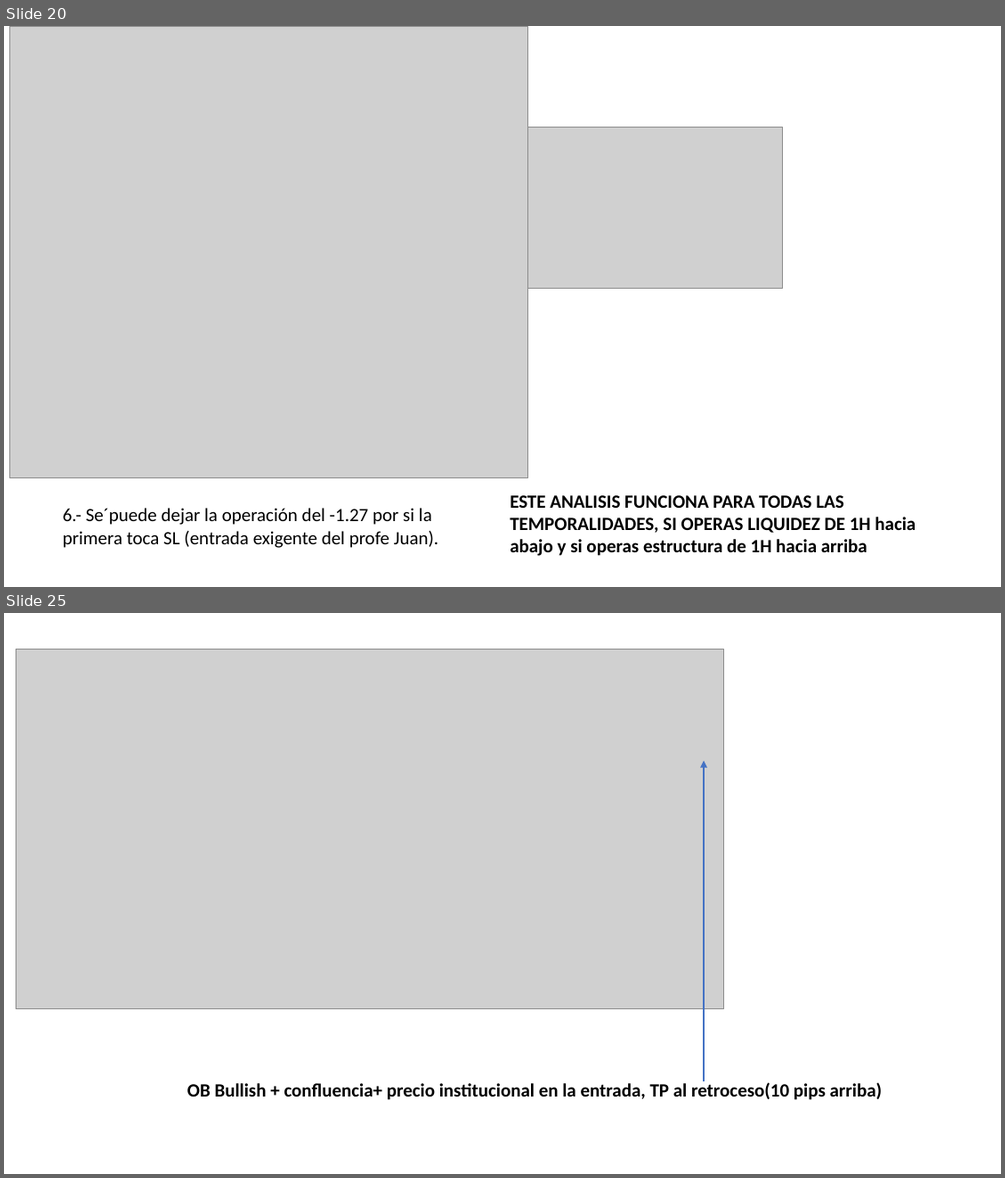
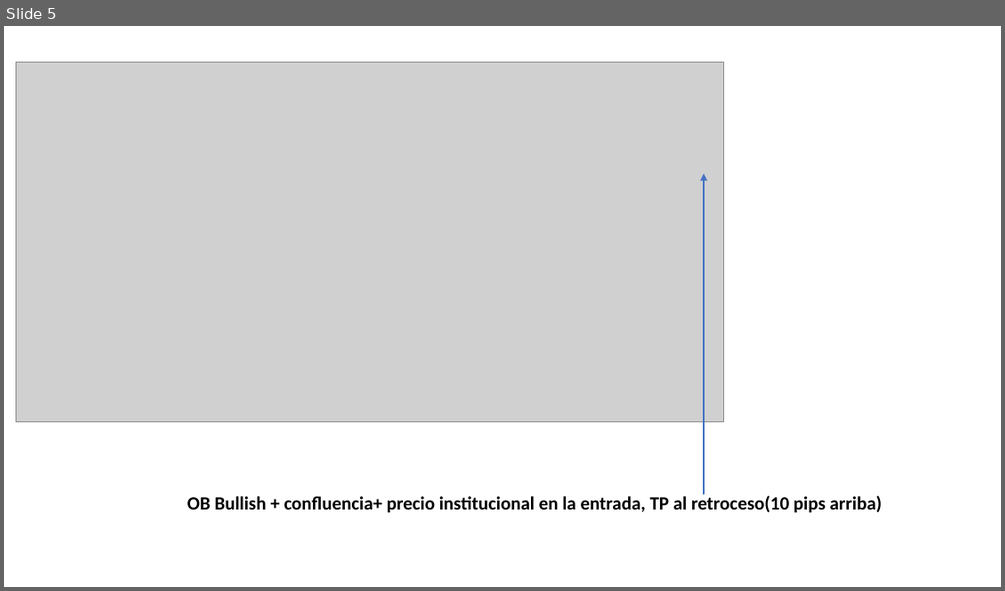
Before and after one commit to Edd1eware/Yields_Academy, a slide deck: Manual_YIELDS_ACADEMY.pptx. Shown one above the other, each under a label of ours: slides 20 and 25 before the commit, slide 5 after it; the slides between them are not shown. The pictures are 1005x1178 and 1005x591 pixels, drawn with LibreOffice and Linux fonts; fonts in the diff are those of the drawing; grey boxes stand for pictures. Boxes give left, top, right and bottom in pixels: in the first picture for what was removed or moved away, otherwise in the second. Text is boxed around its words. In the diff, an @@ line names an element or a change of style, - is before the commit and + after.

```diff
--- a/Manual_YIELDS_ACADEMY.pptx
+++ b/Manual_YIELDS_ACADEMY.pptx
@@ slide 20 removed at (4,26,1001,587), background #FFFFFF @@
@@ picture removed at (10,26,527,477) @@
@@ picture removed at (527,127,783,289) @@
@@ text removed at (510,495,915,556) @@
-ESTE ANALISIS FUNCIONA PARA TODAS LAS TEMPORALIDADES, SI OPERAS LIQUIDEZ DE 1H hacia abajo y si operas estructura de 1H hacia arriba
@@ text removed at (63,507,438,548) @@
-6.- Se´puede dejar la operación del -1.27 por si la primera toca SL (entrada exigente del profe Juan).
@@ what was slide 25 is now slide 5 @@
```
Also in this commit, not shown: 4 slides added, 56 other slides removed.
